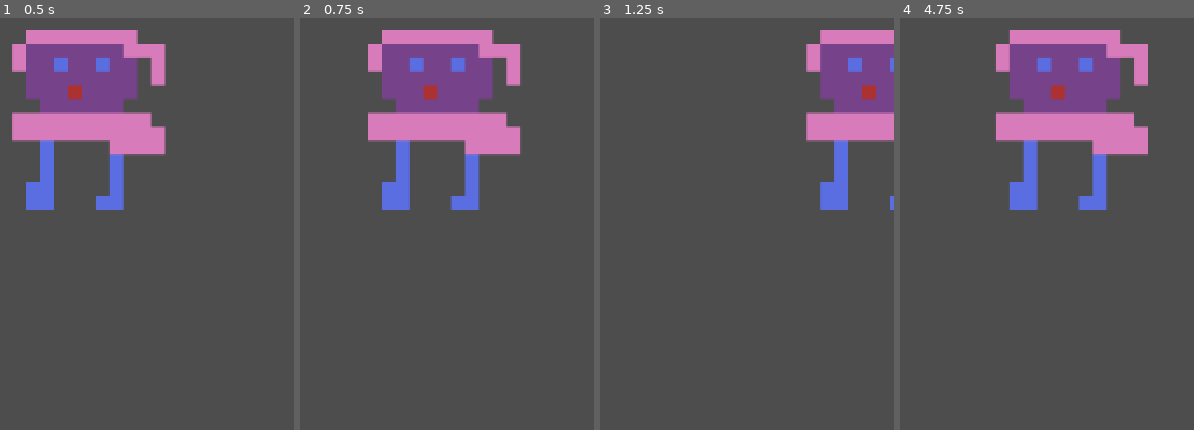
Above: before the commit, frames 1-4 (left to right).
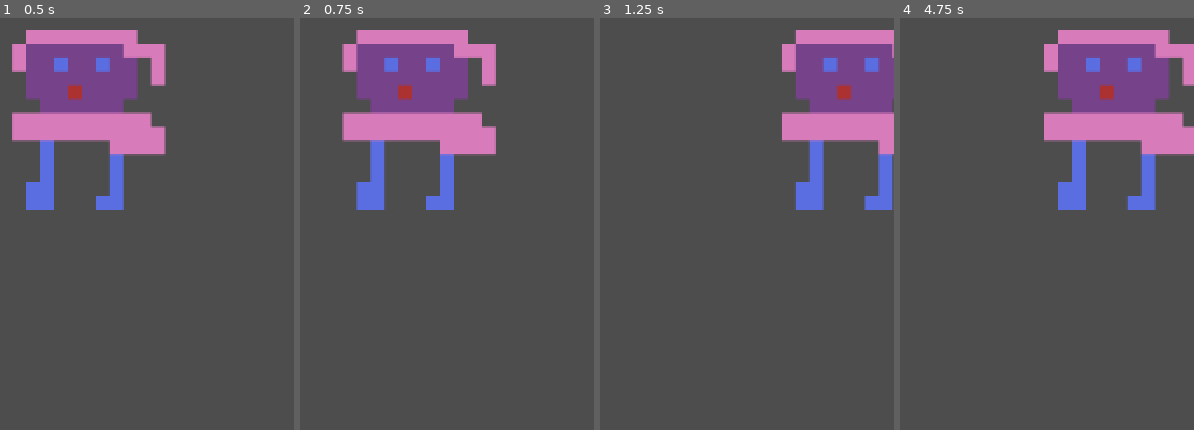
Above: after the commit, the same moments.

Repository: kevincarringtonstory/Ownbound
Game: Godot game, scene res://map.tscn
Same seed, same stepped clock (60 frames per second), same inputs: the game is played once before the commit and once after it. The project has no main scene, so this scene is started directly.
Inputs:
- Up to frame 1 (0.5 s): no input
- Up to frame 2 (0.75 s): tap Enter at 0.5 s; hold Right (ui_right) from 0.53 s (still down)
- Up to frame 3 (1.25 s): keep holding Right (ui_right)
- Up to frame 4 (4.75 s): release Right (ui_right) at 1.28 s; hold Down (ui_down) 1.28-2.03 s; hold Right (ui_right) 2.03-2.78 s; tap Space at 2.75 s; hold Up (ui_up) 2.78-3.53 s; tap Enter at 3.5 s; hold Left (ui_left) from 3.53 s (still down)

Frame 1 is identical in both runs. In frame 2, 11% of the frame differs, in the area x 14-75%, y 2-47%; in frame 3, 6.9%; in frame 4, 16%, in the area x 32-100%, y 2-47%.

Commit message:
add player slide. test git control

Diff:
--- a/Player.gd
+++ b/Player.gd
@@ -1,26 +1,21 @@
 extends CharacterBody2D
 
-# Variables for movement
-var speed = 200
+var max_speed = 200
+var acceleration = 1000
+var friction = 800
 
-func _process(_delta):
-	# Initialize the velocity with zero to reset it each frame
-	var direction = Vector2.ZERO
+func _physics_process(delta):
+	var input_vector = Vector2.ZERO
+	input_vector.x = Input.get_action_strength("ui_right") - Input.get_action_strength("ui_left")
+	input_vector.y = Input.get_action_strength("ui_down") - Input.get_action_strength("ui_up")
+	input_vector = input_vector.normalized()
 
-	# Move based on input
-	if Input.is_action_pressed("ui_right"):
-		direction.x += 1
-	if Input.is_action_pressed("ui_left"):
-		direction.x -= 1
-	if Input.is_action_pressed("ui_down"):
-		direction.y += 1
-	if Input.is_action_pressed("ui_up"):
-		direction.y -= 1
+	if input_vector != Vector2.ZERO:
+		velocity = velocity.move_toward(input_vector * max_speed, acceleration * delta)
+	else:
+		velocity = velocity.move_toward(Vector2.ZERO, friction * delta)
 
-	# Normalize the direction and apply speed if direction is non-zero
-	if direction != Vector2.ZERO:
-		direction = direction.normalized() * speed
+	move_and_slide()
 
-	# Set the velocity and move the character
-	velocity = direction
-	move_and_slide()
+# Remove or comment out the following line:
+# /test
